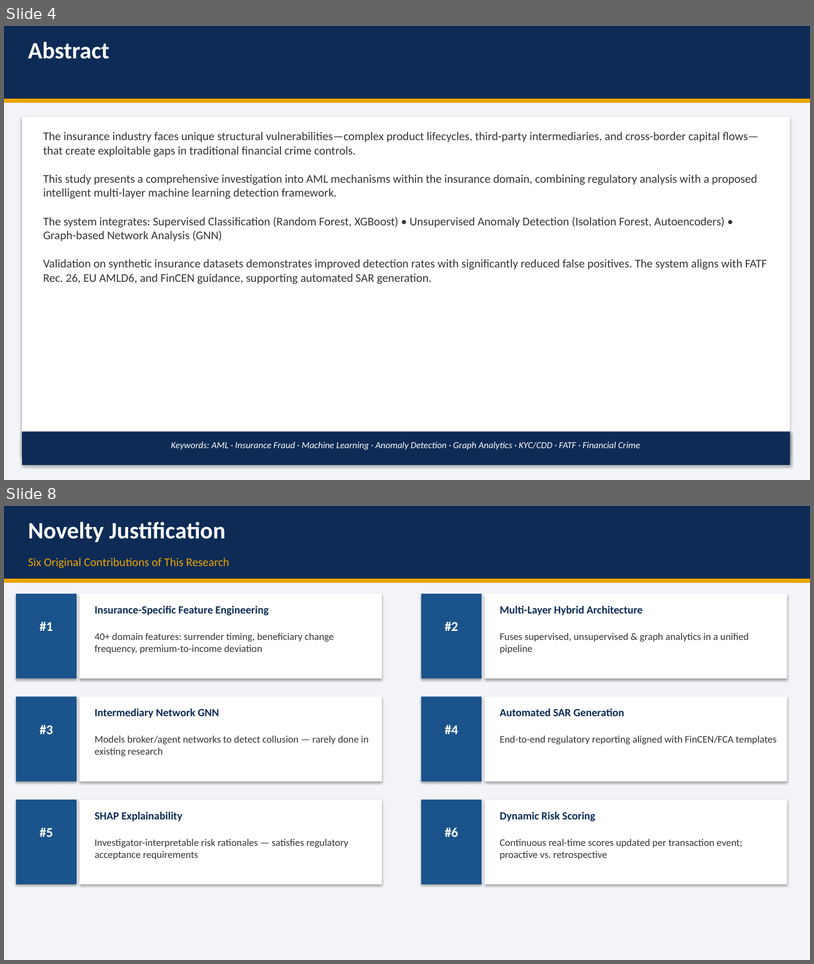
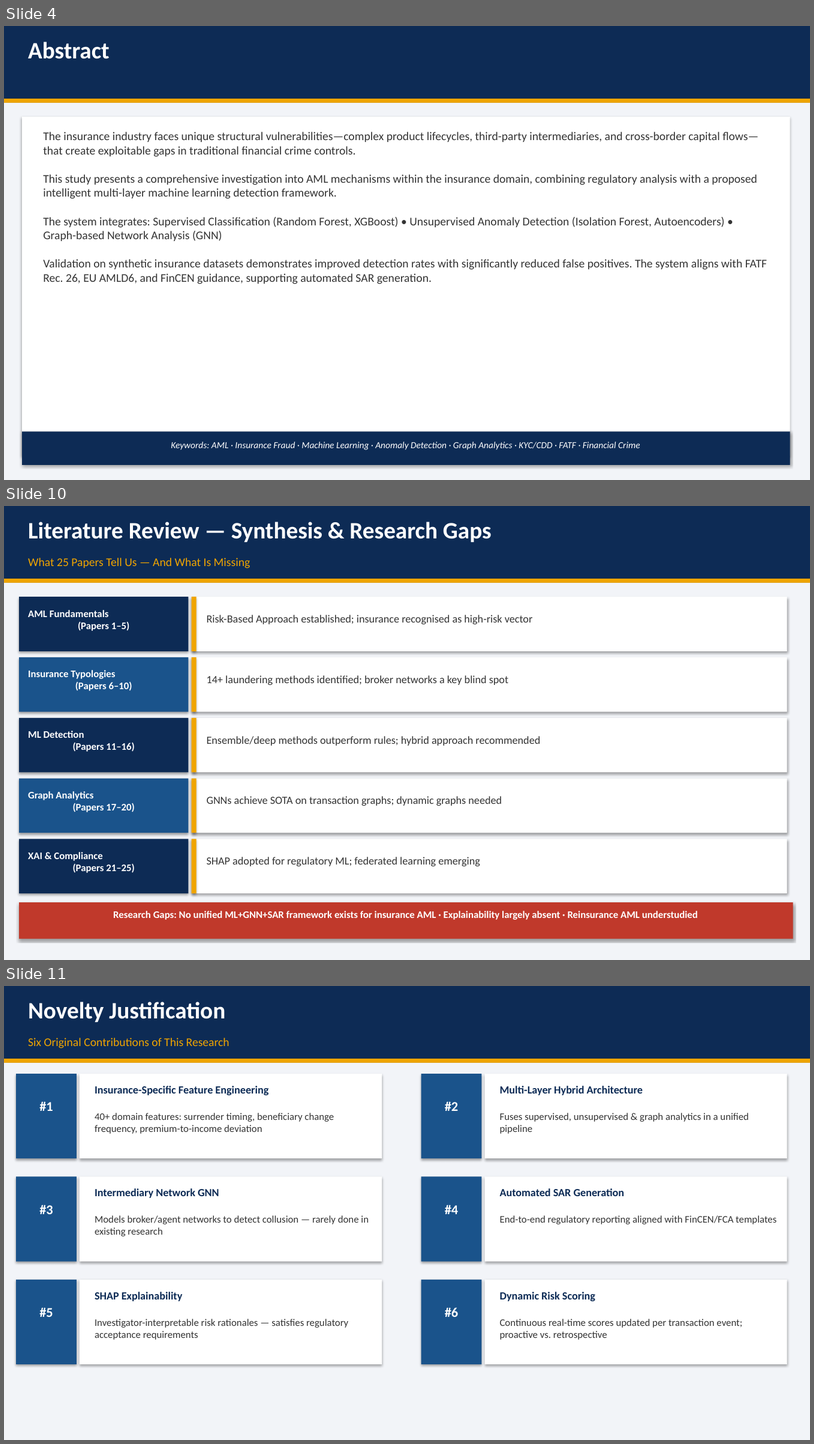
Before and after one commit to senthilsundars/hello-world, a slide deck: AML_Insurance_Presentation.pptx. Shown one above the other, each under a label of ours: slides 4 and 8 before the commit, slides 4, 10 and 11 after it; the slides between them are not shown. The pictures are 814x964 and 814x1444 pixels, drawn with LibreOffice and Linux fonts; fonts in the diff are those of the drawing. Boxes give left, top, right and bottom in pixels: in the first picture for what was removed or moved away, otherwise in the second. Text is boxed around its words. In the diff, an @@ line names an element or a change of style, - is before the commit and + after.

```diff
--- a/AML_Insurance_Presentation.pptx
+++ b/AML_Insurance_Presentation.pptx
@@ slide 10 added at bbox=[4, 506, 810, 960], background #FFFFFF @@
@@ rectangle added at bbox=[4, 506, 810, 579], fill #0D2B55 @@
@@ text added at bbox=[28, 522, 492, 542], 28 pt, text #FFFFFF, bold @@
+Literature Review — Synthesis & Research Gaps
@@ text added at bbox=[28, 558, 251, 568], 14 pt, text #F0A500 @@
+What 25 Papers Tell Us — And What Is Missing
@@ rectangle added at bbox=[4, 579, 810, 583], fill #F0A500 @@
@@ rectangle added at bbox=[4, 583, 810, 960], fill #F2F4F8 @@
@@ rectangle added at bbox=[19, 597, 189, 651], fill #0D2B55 @@
@@ text added at bbox=[28, 610, 130, 631], 12 pt, text #FFFFFF, bold @@
+AML Fundamentals
+(Papers 1–5)
@@ rectangle added at bbox=[192, 597, 788, 651], fill #FFFFFF @@
@@ rectangle added at bbox=[192, 597, 197, 651], fill #F0A500 @@
@@ text added at bbox=[207, 615, 533, 624], 13 pt, text #333333 @@
+Risk-Based Approach established; insurance recognised as high-risk vector
@@ rectangle added at bbox=[19, 657, 189, 712], fill #1A538B @@
@@ rectangle added at bbox=[192, 657, 788, 712], fill #FFFFFF @@
@@ rectangle added at bbox=[192, 657, 197, 712], fill #F0A500 @@
@@ text added at bbox=[28, 670, 132, 691], 12 pt, text #FFFFFF, bold @@
+Insurance Typologies
+(Papers 6–10)
@@ text added at bbox=[207, 675, 509, 685], 13 pt, text #333333 @@
+14+ laundering methods identified; broker networks a key blind spot
@@ rectangle added at bbox=[19, 718, 189, 772], fill #0D2B55 @@
@@ rectangle added at bbox=[192, 718, 788, 772], fill #FFFFFF @@
@@ rectangle added at bbox=[192, 718, 197, 772], fill #F0A500 @@
@@ text added at bbox=[28, 730, 135, 751], 12 pt, text #FFFFFF, bold @@
+ML Detection
+(Papers 11–16)
@@ text added at bbox=[207, 736, 540, 745], 13 pt, text #333333 @@
+Ensemble/deep methods outperform rules; hybrid approach recommended
@@ rectangle added at bbox=[19, 778, 189, 832], fill #1A538B @@
@@ text added at bbox=[28, 791, 135, 812], 12 pt, text #FFFFFF, bold @@
+Graph Analytics
+(Papers 17–20)
@@ rectangle added at bbox=[192, 778, 788, 832], fill #FFFFFF @@
@@ rectangle added at bbox=[192, 778, 197, 832], fill #F0A500 @@
@@ text added at bbox=[207, 796, 502, 805], 13 pt, text #333333 @@
+GNNs achieve SOTA on transaction graphs; dynamic graphs needed
@@ rectangle added at bbox=[19, 839, 189, 893], fill #0D2B55 @@
@@ rectangle added at bbox=[192, 839, 788, 893], fill #FFFFFF @@
@@ rectangle added at bbox=[192, 839, 197, 893], fill #F0A500 @@
@@ text added at bbox=[28, 852, 135, 873], 12 pt, text #FFFFFF, bold @@
+XAI & Compliance
+(Papers 21–25)
@@ text added at bbox=[207, 856, 480, 866], 13 pt, text #333333 @@
+SHAP adopted for regulatory ML; federated learning emerging
@@ rectangle added at bbox=[19, 902, 794, 939], fill #C0392B @@
@@ text added at bbox=[113, 910, 698, 919], 12 pt, text #FFFFFF, bold @@
+Research Gaps: No unified ML+GNN+SAR framework exists for insurance AML · Explainability largely absent · Reinsurance AML understudied
@@ what was slide 8 is now slide 11 @@
```
Also in this commit, not shown: 6 slides changed, 5 other slides added, 3 slides removed.
